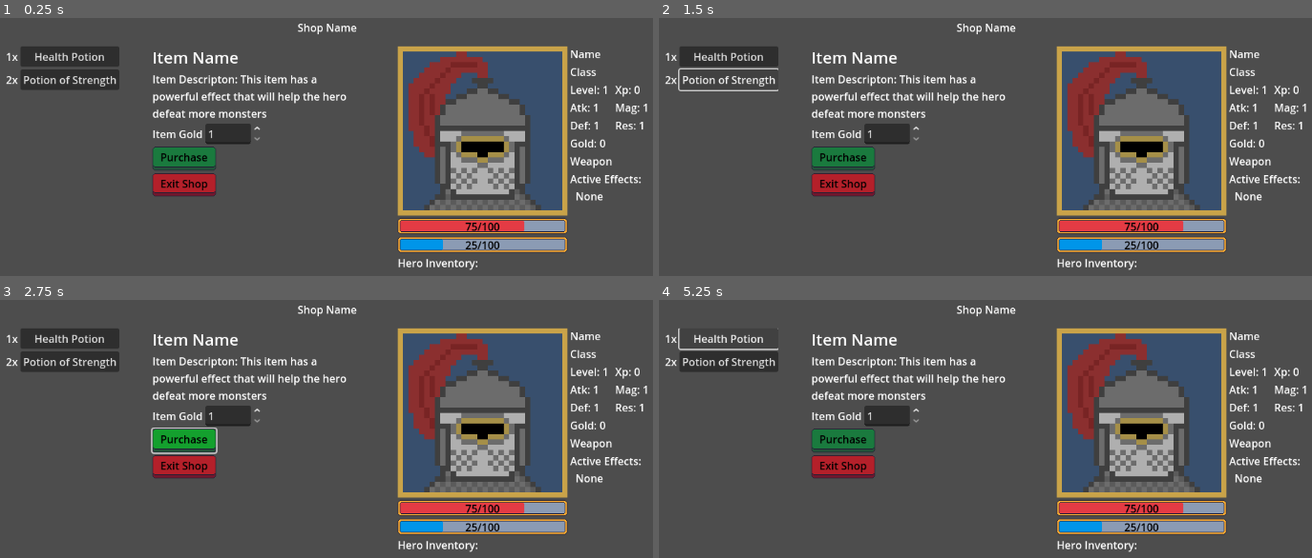
Above: before the commit, frames 1-4 (two rows, left to right).
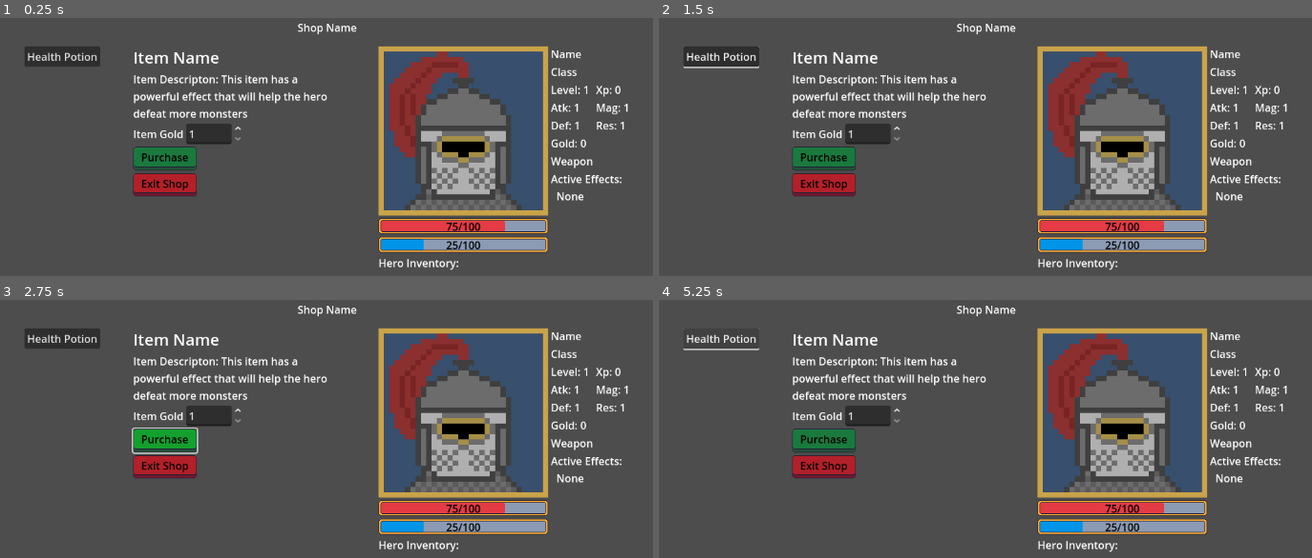
Above: after the commit, the same moments.

Repository: navtges3/PixelValley
Game: Godot game, scene res://scenes/ui/screens/shop_screen.tscn
Two runs of this game, one before a commit and one after it. Both use one fixed random seed, a clock stepped at 60 frames per second and the inputs below. This scene is started directly instead of the project's main scene.
Inputs (mouse positions are in pixels of both pictures, inside the frame that each line leads up to):
- Up to frame 1 (0.25 s): no input
- Up to frame 2 (1.5 s): click "Health Potion" at 0.5 s; click (730, 79) at 1.25 s, where only the run before the commit has a clickable "Potion of Strength"
- Up to frame 3 (2.75 s): click "Purchase" at 2 s
- Up to frame 4 (5.25 s): click "Health Potion" at 2.75 s; click (730, 361) at 3.5 s, where only the run before the commit has a clickable "Potion of Strength"; click "Purchase" at 4.25 s; click "Health Potion" at 5 s

The runs differ from the first frame. In frame 1, 20% of the frame differs, in the area x 0-100%, y 11-98%; in frame 2, 19%; in frame 3, 20%; in frame 4, 20%.
Error in both runs: Invalid access to property or key 'shop' on a base object of type 'Nil'. (res://scripts/ui/screens/shop_screen.gd:27)

Commit message:
Cleaned up messy UI in the shop

Diff:
--- a/scenes/ui/screens/shop_screen.tscn
+++ b/scenes/ui/screens/shop_screen.tscn
@@ -45,25 +45,12 @@
 layout_mode = 2
 horizontal_scroll_mode = 0
 
-[node name="ItemList" type="GridContainer" parent="HBoxContainer/ScrollContainer"]
+[node name="ItemList" type="VBoxContainer" parent="HBoxContainer/ScrollContainer"]
 layout_mode = 2
-columns = 2
-
-[node name="Label" type="Label" parent="HBoxContainer/ScrollContainer/ItemList"]
-layout_mode = 2
-text = "1x"
 
 [node name="Button" type="Button" parent="HBoxContainer/ScrollContainer/ItemList"]
 layout_mode = 2
 text = "Health Potion"
-
-[node name="Label2" type="Label" parent="HBoxContainer/ScrollContainer/ItemList"]
-layout_mode = 2
-text = "2x"
-
-[node name="Button2" type="Button" parent="HBoxContainer/ScrollContainer/ItemList"]
-layout_mode = 2
-text = "Potion of Strength"
 
 [node name="DetailPanel" type="VBoxContainer" parent="HBoxContainer"]
 layout_mode = 2
